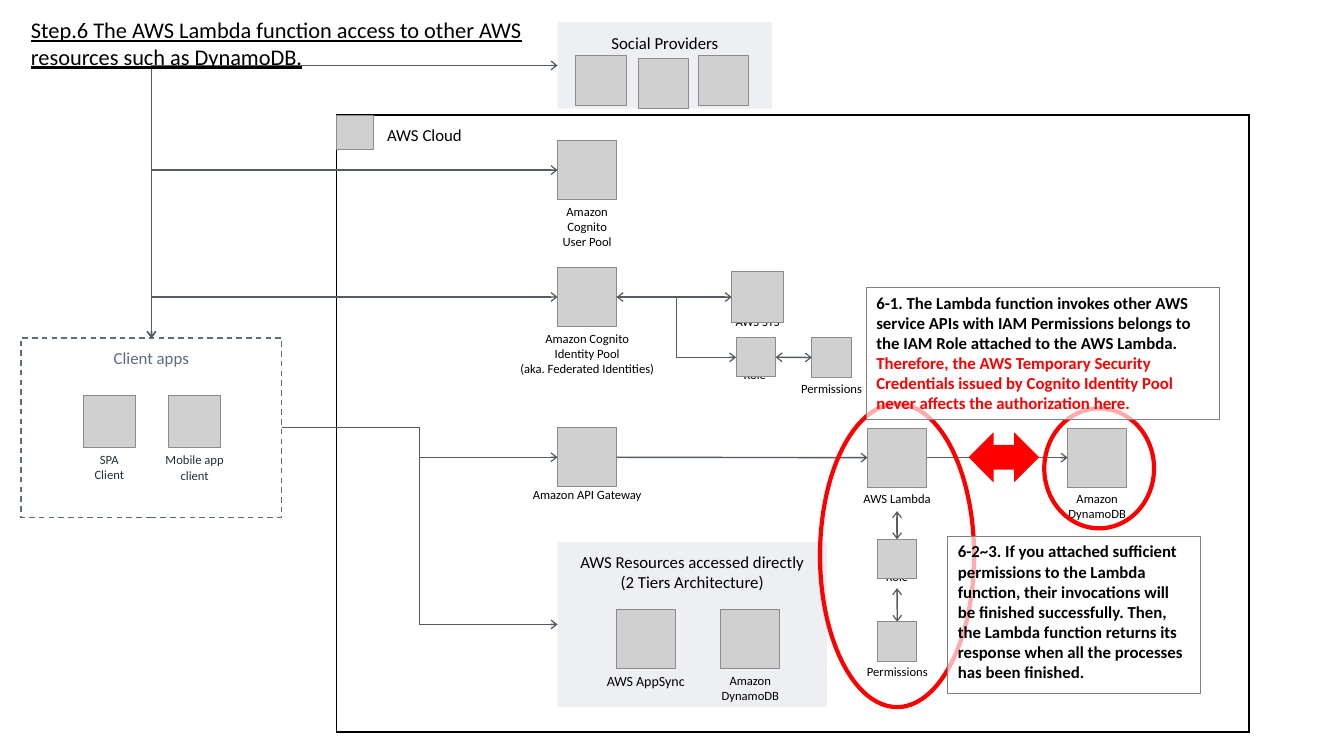
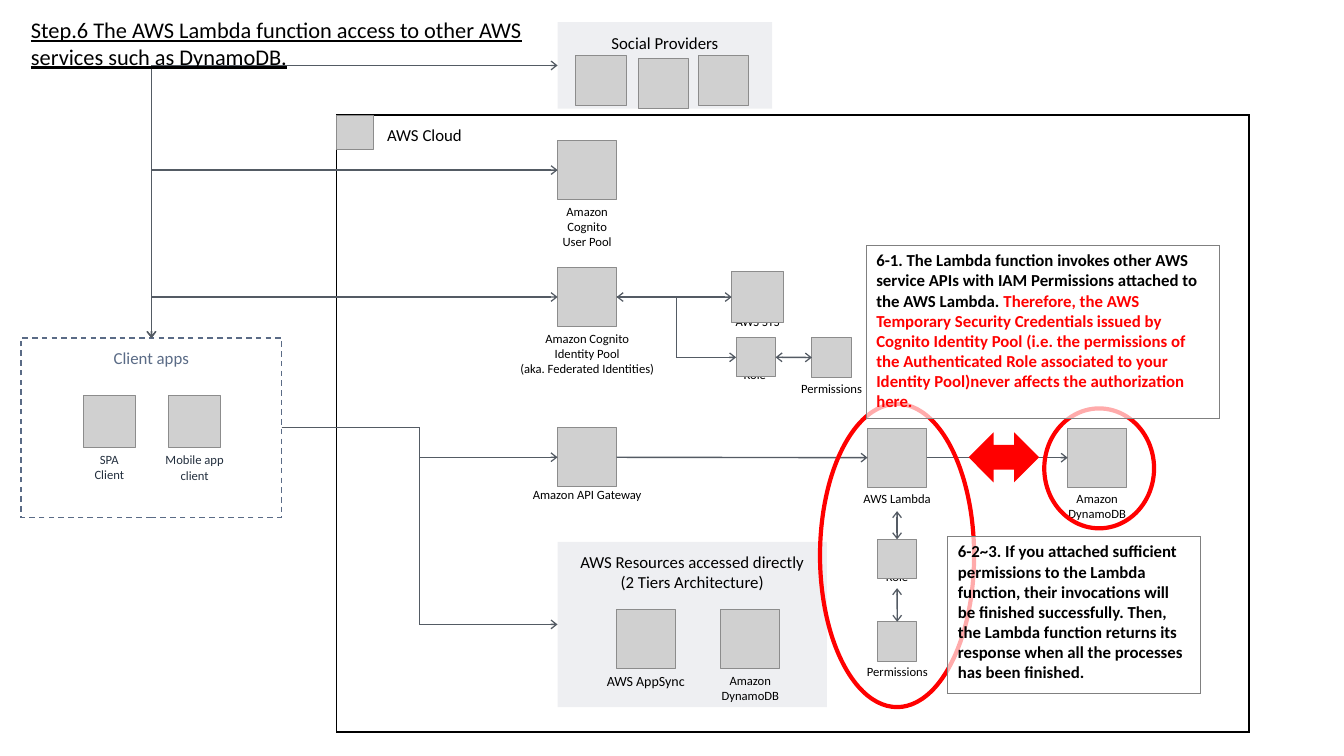
Before and after one commit to datemaki/public-docs, a slide deck: slide 11 of explain_AmplifyApiAuthZ/AmplifyApiAuthZ.pptx. Drawn at 1344x756 pixels with LibreOffice and Linux fonts; fonts in the diff are those of the drawing; grey boxes stand for pictures. Boxes give left, top, right and bottom in pixels: in the first picture for what was removed or moved away, otherwise in the second. Text is boxed around its words. In the diff, an @@ line names an element or a change of style, - is before the commit and + after.

Commit message:
revised a power point that describes how API authorization of Amplify works.

```diff
--- a/explain_AmplifyApiAuthZ/AmplifyApiAuthZ.pptx
+++ b/explain_AmplifyApiAuthZ/AmplifyApiAuthZ.pptx
@@ text at [31, 22, 521, 69]: text changed @@
-Step.6 The AWS Lambda function access to other AWS resources such as DynamoDB.
+Step.6 The AWS Lambda function access to other AWS services such as DynamoDB.
@@ rectangle "6-1. The Lambda function invokes ...": place and size @@
-rectangle "6-1. The Lambda function invokes ..." at [867, 287, 1220, 419]
+rectangle "6-1. The Lambda function invokes ..." at [867, 245, 1220, 418]
@@ text in rectangle at [876, 254, 1197, 412]: text changed; text colour #000000 to #FF0000 @@
-6-1. The Lambda function invokes other AWS service APIs with IAM Permissions belongs to the IAM Role attached to the AWS Lambda. Therefore, the AWS Temporary Security Credentials issued by Cognito Identity Pool never affects the authorization here.
+6-1. The Lambda function invokes other AWS service APIs with IAM Permissions attached to the AWS Lambda. Therefore, the AWS Temporary Security Credentials issued by Cognito Identity Pool (i.e. the permissions of the Authenticated Role associated to your Identity Pool)never affects the authorization here.
```
Also in this commit, not shown: 2 other slides changed.
